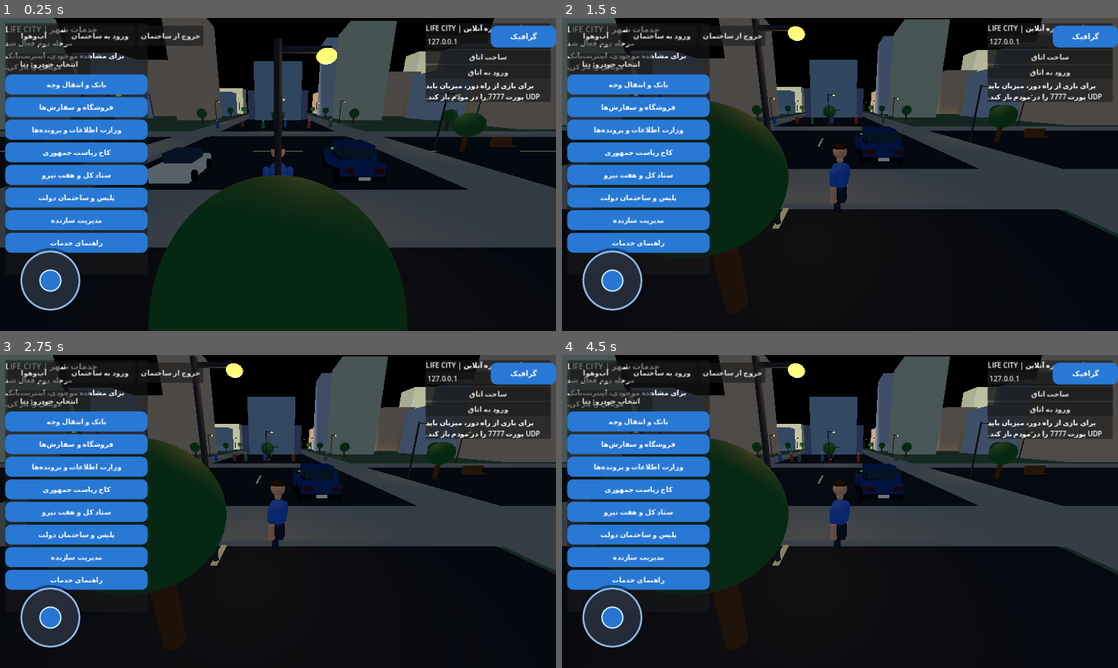
Above: before the commit, frames 1-4 (two rows, left to right).
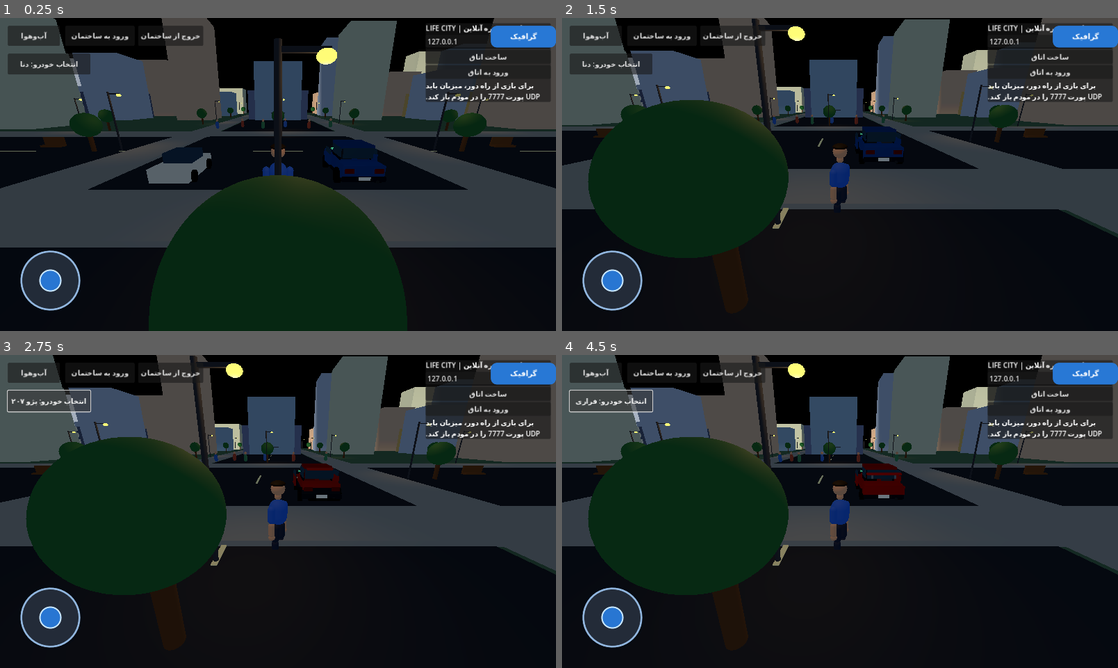
Above: after the commit, the same moments.

Repository: LifeCity2026Game/CITY
Game: Godot game, scene res://scenes/main.tscn
Two runs of this game, one before a commit and one after it. Both use one fixed random seed, a clock stepped at 60 frames per second and the inputs below.
Inputs (mouse positions are in pixels of both pictures, inside the frame that each line leads up to):
- Up to frame 1 (0.25 s): no input
- Up to frame 2 (1.5 s): drag from (612, 280) to (895, 105) at 0.52 s; drag from (728, 190) to (812, 237) at 1.27 s
- Up to frame 3 (2.75 s): click "انتخاب خودرو: دنا" at 2 s
- Up to frame 4 (4.5 s): click "انتخاب خودرو: دنا" (after the commit: "انتخاب خودرو: پژو ۲۰۷") at 2.75 s; click "انتخاب خودرو: دنا" (after the commit: "انتخاب خودرو: لندکروزر") at 3.5 s; click "انتخاب خودرو: دنا" (after the commit: "انتخاب خودرو: لکسوس RX") at 4.25 s

The runs differ from the first frame. In frame 1, 15% of the frame differs, in the area x 0-27%, y 1-76%; in frame 2, 15%; in frame 3, 16%; in frame 4, 16%, in the area x 0-62%, y 1-76%.
Error after the commit: Parse Error: Cannot infer the type of "role" variable because the value doesn't have a set type. (res://scripts/life_city_services.gd:346)

Commit message:
Integrate phone commerce property garage and citizen services UI

Diff:
--- a/scripts/main.gd
+++ b/scripts/main.gd
@@ -8,6 +8,7 @@
 const CITY_FEATURES_SCRIPT = preload("res://scripts/city_features.gd")
 const VEHICLE_SCRIPT = preload("res://scripts/vehicle_controller.gd")
 const JOYSTICK_SCRIPT = preload("res://scripts/virtual_joystick.gd")
+const SERVICES_SCRIPT = preload("res://scripts/life_city_services.gd")
 var player: CharacterBody3D
 var network_manager: Node
 var ownership_ledger: Node
@@ -25,6 +26,7 @@
 	_build_graphics_settings()
 	_build_stage_two()
 	_build_network()
+	_build_life_city_services()
 
 func _material(color: Color, roughness_value: float = 0.82) -> StandardMaterial3D:
 	var material := StandardMaterial3D.new()
@@ -227,6 +229,8 @@
 	systems.set_script(STAGE2_SCRIPT)
 	add_child(systems)
 	systems.set_ownership_ledger(ownership_ledger)
+	if systems.panel:
+		systems.panel.visible = false
 
 func _build_network() -> void:
 	network_manager = Node.new()
@@ -263,3 +267,10 @@
 	button.add_theme_stylebox_override("hover", hover)
 	button.add_theme_stylebox_override("pressed", pressed)
 	button.add_theme_color_override("font_color", Color.WHITE)
+
+func _build_life_city_services() -> void:
+	var services := Node.new()
+	services.name = "LifeCityServices"
+	services.set_script(SERVICES_SCRIPT)
+	add_child(services)
+	services.configure(ownership_ledger, player, vehicle_controller, network_manager)
